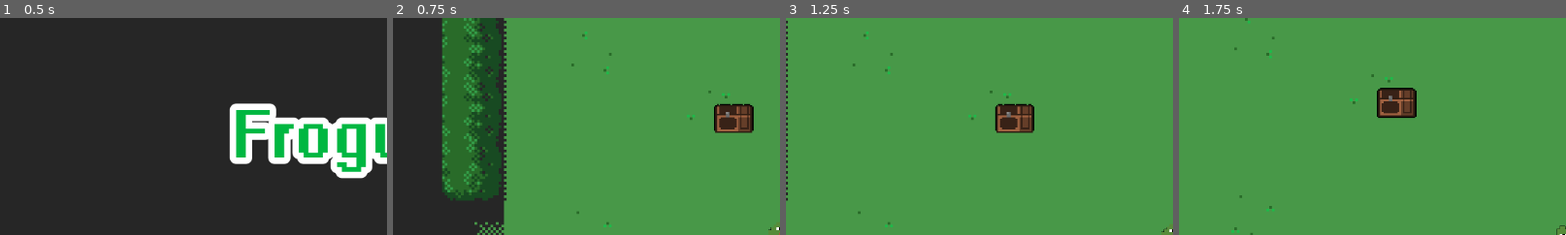
Above: before the commit, frames 1-4 (left to right).
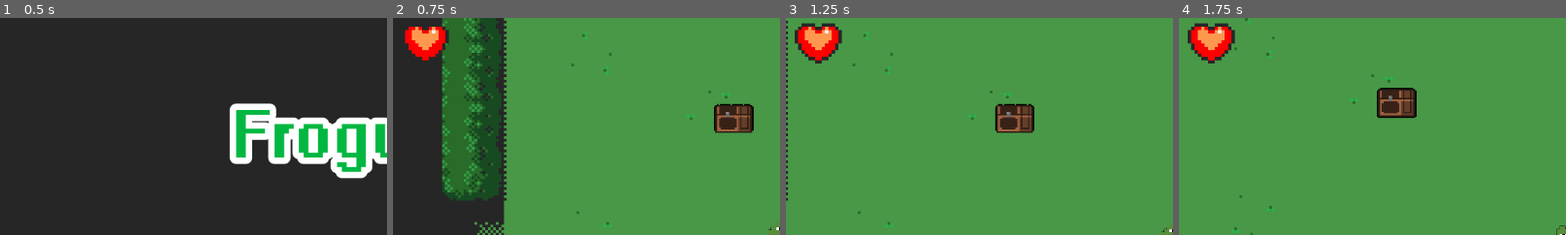
Above: after the commit, the same moments.

Repository: LilypadGames/Froguelite
Game: Godot game, scene res://scenes/title_screen.tscn
The game is run twice, just before and just after one commit, with the same random seed, the same clock (stepped at 60 frames per second) and the same inputs.
Inputs (mouse positions are % of the whole screen's width and height, from its top left):
- Up to frame 1 (0.5 s): no input
- Up to frame 2 (0.75 s): tap Enter at 0.5 s; move the mouse to (72, 45) at 0.52 s; hold Right (ui_right) from 0.53 s (still down); tap F (interact) at 0.6 s; click (72, 45) at 0.67 s
- Up to frame 3 (1.25 s): keep holding Right (ui_right)
- Up to frame 4 (1.75 s): move the mouse to (30, 55) at 1.27 s; release Right (ui_right) at 1.28 s; hold Down (ui_down) from 1.28 s (still down); tap F (interact) at 1.35 s
The pictures show only the part of the screen within x 0-50%, y 0-50%; the shares and areas given below are measured in that part.

Frame 1 is identical in both runs. In frame 2, 1.4% of the frame differs, in the area x 3-15%, y 4-20%; in frame 3, 1.7%, in the area x 2-15%, y 2-21%; in frame 4, 1.7%.

Commit message:
feat: heart display

Diff:
--- a/internal/hud.tscn
+++ b/internal/hud.tscn
@@ -1,9 +1,10 @@
-[gd_scene load_steps=7 format=3 uid="uid://dim2nj2clq4fh"]
+[gd_scene load_steps=8 format=3 uid="uid://dim2nj2clq4fh"]
 
 [ext_resource type="Script" path="res://scripts/hud.gd" id="1_dk435"]
 [ext_resource type="FontFile" uid="uid://cet58ddfu4y8a" path="res://assets/font/Pix.woff2" id="2_563he"]
 [ext_resource type="Shader" path="res://assets/shader/outline.gdshader" id="3_1iwb1"]
 [ext_resource type="Texture2D" uid="uid://b35ixtbv7ndkq" path="res://assets/texture/gui/tilemap_white.png" id="4_ttk1v"]
+[ext_resource type="PackedScene" uid="uid://dphpuyveu5sfg" path="res://objects/ui/heart_icon.tscn" id="5_fosyb"]
 
 [sub_resource type="ShaderMaterial" id="ShaderMaterial_u6or2"]
 shader = ExtResource("3_1iwb1")
@@ -16,8 +17,10 @@
 
 [node name="HUD" type="CanvasLayer"]
 script = ExtResource("1_dk435")
+heart_icon = ExtResource("5_fosyb")
 
 [node name="InteractHint" type="Label" parent="."]
+unique_name_in_owner = true
 visible = false
 anchors_preset = 8
 anchor_left = 0.5
@@ -43,3 +46,12 @@
 position = Vector2(-20, 14)
 scale = Vector2(2, 2)
 texture = SubResource("AtlasTexture_d0310")
+
+[node name="HeartDisplay" type="HBoxContainer" parent="."]
+unique_name_in_owner = true
+offset_left = 8.0
+offset_top = -2.0
+offset_right = 40.0
+offset_bottom = 14.0
+scale = Vector2(5, 5)
+theme_override_constants/separation = 0
--- /dev/null
+++ b/objects/ui/heart_icon.tscn
@@ -0,0 +1,10 @@
+[gd_scene load_steps=3 format=3 uid="uid://dphpuyveu5sfg"]
+
+[ext_resource type="Texture2D" uid="uid://ocltcybkts3r" path="res://assets/texture/ui/heart_empty.png" id="1_rd7s0"]
+[ext_resource type="Texture2D" uid="uid://7symso17xhl4" path="res://assets/texture/ui/heart_full.png" id="2_fg60s"]
+
+[node name="HeartIcon" type="TextureProgressBar"]
+max_value = 2.0
+value = 2.0
+texture_under = ExtResource("1_rd7s0")
+texture_progress = ExtResource("2_fg60s")
--- a/scripts/hud.gd
+++ b/scripts/hud.gd
@@ -3,10 +3,45 @@
 
 # references
 @export_group("References")
-@onready var interact_hint: Label = $InteractHint
+@onready var player: Player = $"../Player"
+@onready var interact_hint: Label = %InteractHint
+@onready var heart_display: HBoxContainer = %HeartDisplay
+@export var heart_icon: PackedScene
 
 # internal
 var current_interactable: Interactable
+
+func _ready() -> void:
+	# init heart display
+	_update_hearts()
+
+func _update_hearts() -> void:
+	# reset hearts
+	for heart in heart_display.get_children():
+		heart_display.remove_child(heart)
+		heart.queue_free()
+
+	# create hearts
+	for heart_index in range(player.hearts):
+		var heart = heart_icon.instantiate()
+		heart.name = "Heart_" + str(heart_index)
+		heart_display.add_child(heart)
+
+	# update current health
+	update_current_health()
+
+func update_current_health() -> void:
+	for heart in heart_display.get_children():
+		# get heart index
+		var index = heart.get_index()
+
+		# set heart fill value
+		if player.health > index * 2 + 1:
+			(heart as TextureProgressBar).value = 2
+		elif player.health > index * 2:
+			(heart as TextureProgressBar).value = 1
+		else:
+			(heart as TextureProgressBar).value = 0
 
 # update interact hint
 func update_interact_hint(interactable_reference: Interactable, text: String) -> void:
--- a/scripts/player.gd
+++ b/scripts/player.gd
@@ -7,6 +7,8 @@
 # properties
 @export_category("Properties")
 @export var movement_speed: float = 5000
+@export var hearts: int = 1
+@onready var health: int = hearts * 2
 
 # references
 @export_category("References")
Binary file added: assets/texture/ui/heart_empty.png
Not shown, added: assets/texture/ui/heart_empty.png.import
Binary file added: assets/texture/ui/heart_full.png
Not shown, added: assets/texture/ui/heart_full.png.import
